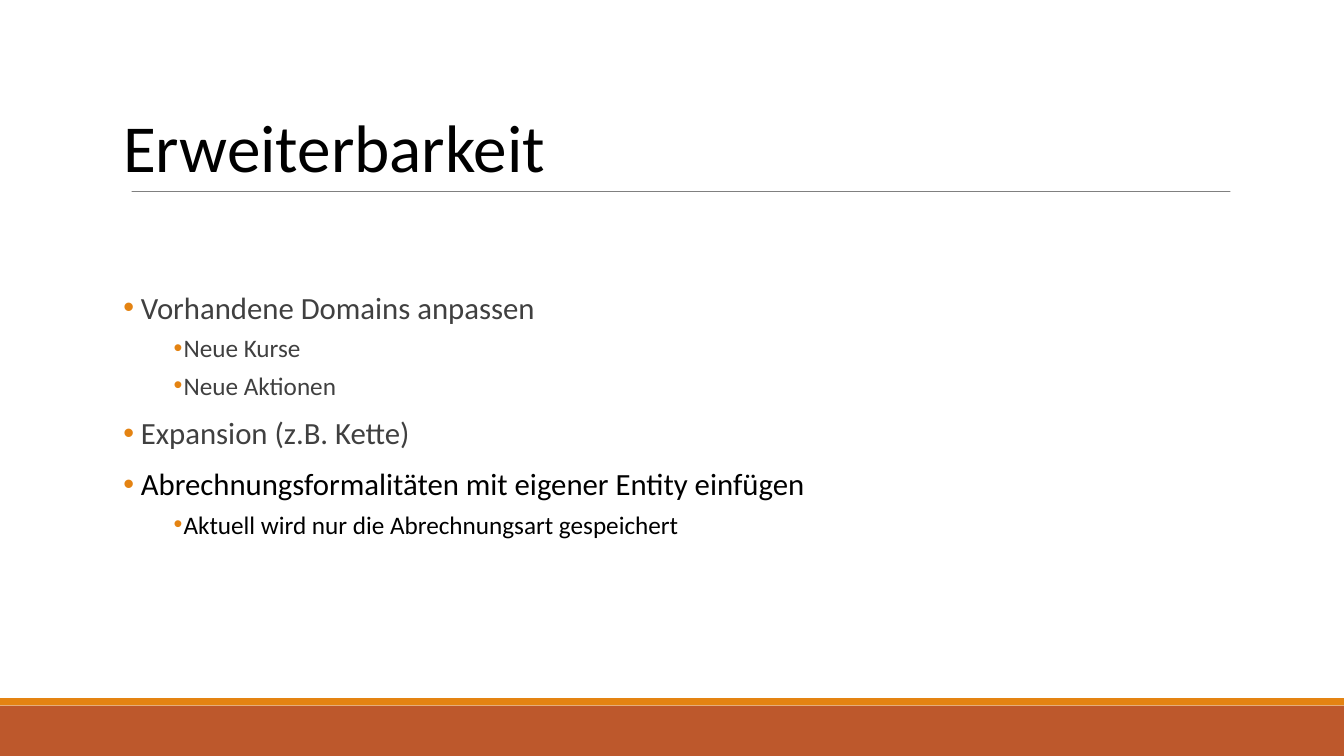
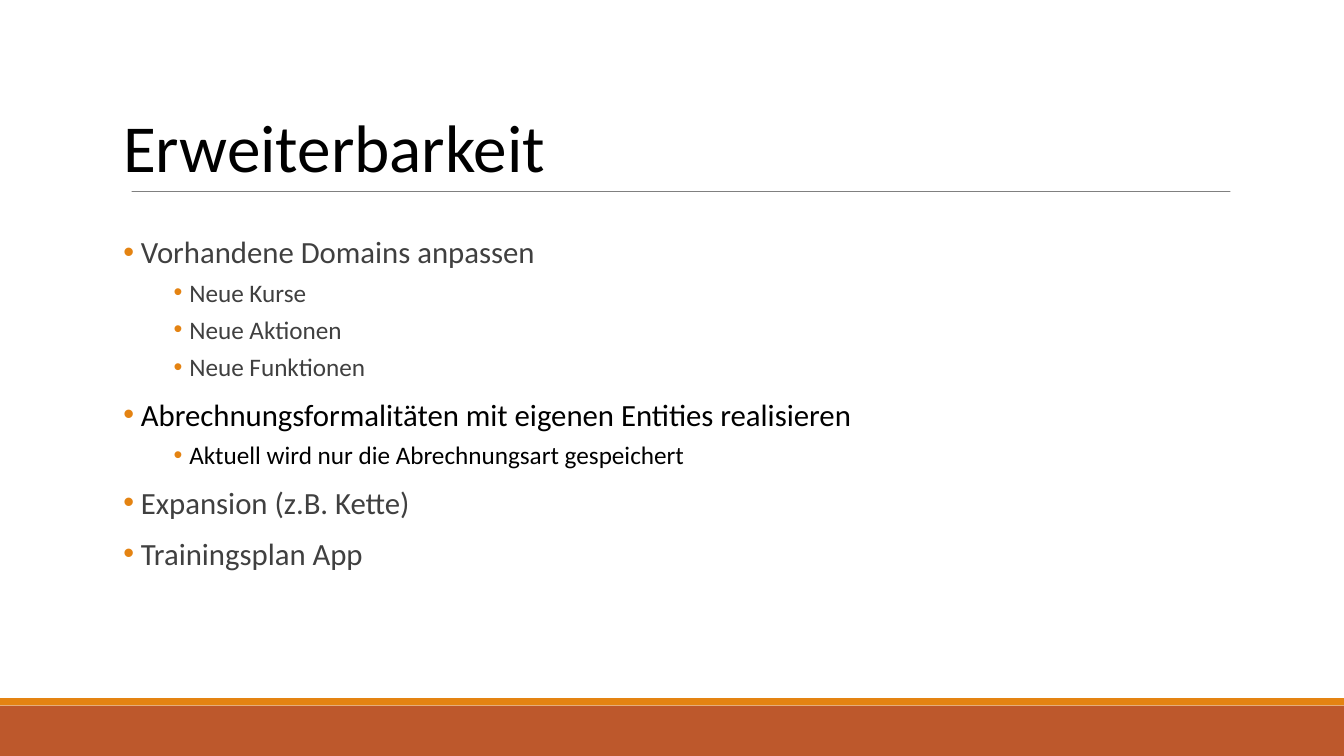
Before and after one commit to LennartDuemke/Datenbanken_LevelUP, a slide deck: slide 16 of Präsentationen/Präsentation_Datenbanken_3.pptx (slide 11 before the commit). Drawn at 1344x756 pixels with LibreOffice and Linux fonts; fonts in the diff are those of the drawing. Boxes give left, top, right and bottom in pixels: in the first picture for what was removed or moved away, otherwise in the second. Text is boxed around its words. In the diff, an @@ line names an element or a change of style, - is before the commit and + after.

```diff
--- a/Präsentationen/Präsentation_Datenbanken_3.pptx
+++ b/Präsentationen/Präsentation_Datenbanken_3.pptx
@@ subtitle "Vorhandene Domains anpassen": place and size @@
-subtitle "Vorhandene Domains anpassen" at bbox=[141, 297, 805, 539]
+subtitle "Vorhandene Domains anpassen" at bbox=[141, 241, 851, 571]
@@ subtitle at bbox=[141, 358, 851, 469]: paragraphs added @@
+  • Neue Funktionen
+• Abrechnungsformalitäten mit eigenen Entities realisieren
+  • Aktuell wird nur die Abrechnungsart gespeichert
@@ subtitle at bbox=[141, 543, 363, 571]: text changed; text colour #000000 to #404040 @@
-• Abrechnungsformalitäten mit eigener Entity einfügen
-  • Aktuell wird nur die Abrechnungsart gespeichert
+• Trainingsplan App
```
Also in this commit, not shown: 11 other slides changed, 6 slides added, 6 slides removed, 5 other files.
